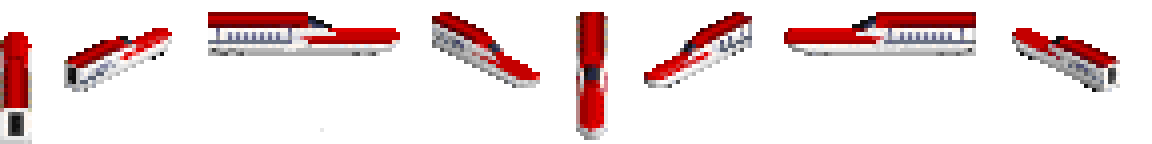
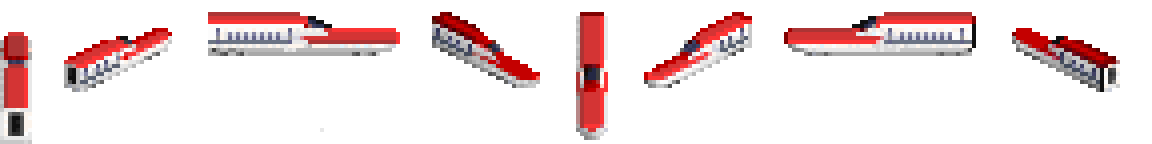
Layered file, before and after one edit (1152 x 144). Changes by layer:
painted on "touchup" over [0, 12, 1116, 132]
painted on "1x v2" over [152, 12, 1096, 92]
